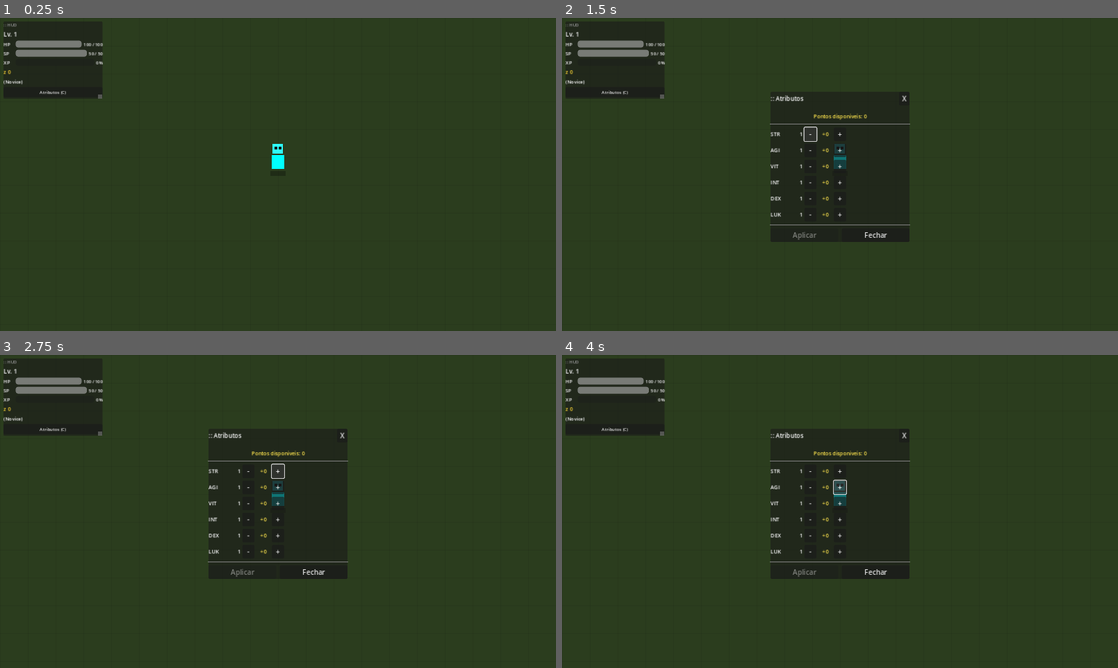
Above: before the commit, frames 1-4 (two rows, left to right).
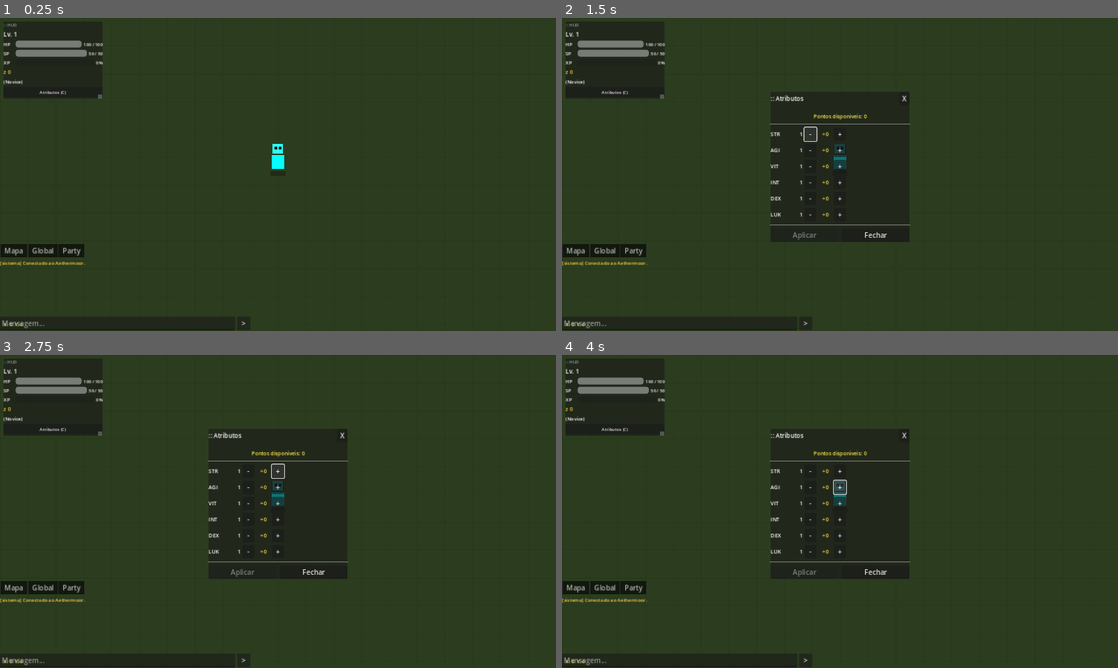
Above: after the commit, the same moments.

Repository: renash2me/Game-1.0
Game: Godot game, scene res://scenes/game_world.tscn
The game is run twice, just before and just after one commit, with the same random seed, the same clock (stepped at 60 frames per second) and the same inputs. This scene is started directly instead of the project's main scene.
Inputs:
- Up to frame 1 (0.25 s): no input
- Up to frame 2 (1.5 s): click "Atributos (C)" at 0.5 s; click "-" at 1.25 s
- Up to frame 3 (2.75 s): click "+" at 2 s
- Up to frame 4 (4 s): click "-" at 2.75 s; click "+" at 3.5 s

The runs differ from the first frame. In frame 1, 1.0% of the frame differs, in the area x 0-45%, y 72-100%; in frame 2, 1.0%; in frame 3, 1.0%; in frame 4, 1.0%.

Commit message:
feat(client): coordenadas na tela + restaura chat; fix esconde só inventário
- Label de coordenadas X/Y no canto inferior esquerdo (atualiza em tempo real)
- Chat restaurado como visível por padrão
- Apenas inventário começa escondido

Co-Authored-By: Claude Sonnet 4.6 <noreply@anthropic.com>
Claude-Session: https://claude.ai/code/session_01KzEqHDrWbGyHQtNhqA5Y96

Diff:
--- a/client/scripts/ui/game_world.gd
+++ b/client/scripts/ui/game_world.gd
@@ -9,6 +9,7 @@
 @onready var _chat_ui      : Control   = $HUD/Chat
 @onready var _inv_ui       : Control   = $HUD/Inventory
 var _local_name : String = ""
+var _coords_lbl          # Label de coordenadas no HUD
 
 # ── Entidades no mapa ─────────────────────────────────────────────────────────
 var _players : Dictionary = {}   # char_id → Sprite2D
@@ -29,9 +30,16 @@
 	CharacterData.apply_from_response(GameState.character)
 	_add_ground()
 
-	# Inventário e chat começam escondidos
+	# Inventário começa escondido; chat fica visível
 	_inv_ui.visible = false
-	_chat_ui.visible = false
+
+	# Label de coordenadas no canto inferior esquerdo
+	_coords_lbl = Label.new()
+	_coords_lbl.add_theme_font_size_override("font_size", 11)
+	_coords_lbl.modulate = Color(1.0, 1.0, 0.5, 0.85)
+	_coords_lbl.mouse_filter = Control.MOUSE_FILTER_IGNORE
+	_hud.add_child(_coords_lbl)
+	call_deferred("_anchor_coords_lbl")
 
 	var px : float = GameState.character.get("pos_x", 0.0)
 	var py : float = GameState.character.get("pos_y", 0.0)
@@ -44,6 +52,12 @@
 
 	var map_id : String = GameState.character.get("current_map", "starter_village")
 	MapManager.load_map(map_id)
+
+func _anchor_coords_lbl() -> void:
+	if _coords_lbl == null:
+		return
+	var vp_size := get_viewport().get_visible_rect().size
+	_coords_lbl.position = Vector2(8.0, vp_size.y - 24.0)
 
 func _add_ground() -> void:
 	var layer := CanvasLayer.new()
@@ -120,6 +134,14 @@
 # ── Process loop ──────────────────────────────────────────────────────────────
 
 func _process(delta: float) -> void:
+	# Atualiza coordenadas na tela
+	if _coords_lbl != null:
+		var pnode = _get_local_player_node()
+		if pnode != null:
+			_coords_lbl.text = "X: %.0f  Y: %.0f" % [pnode.position.x, pnode.position.y]
+		else:
+			_coords_lbl.text = "X: --  Y: --"
+
 	if not _moving:
 		return
 
